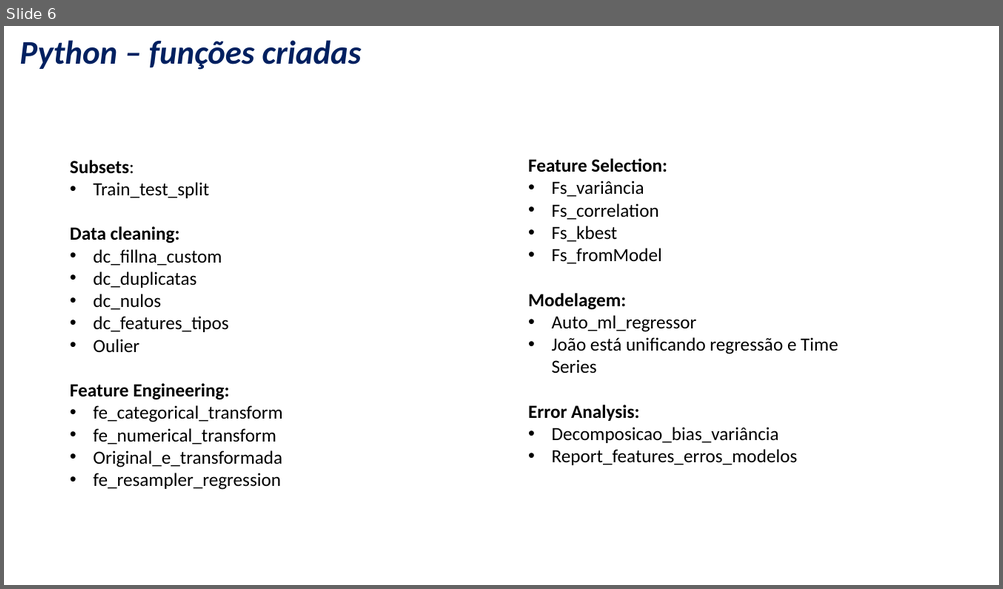
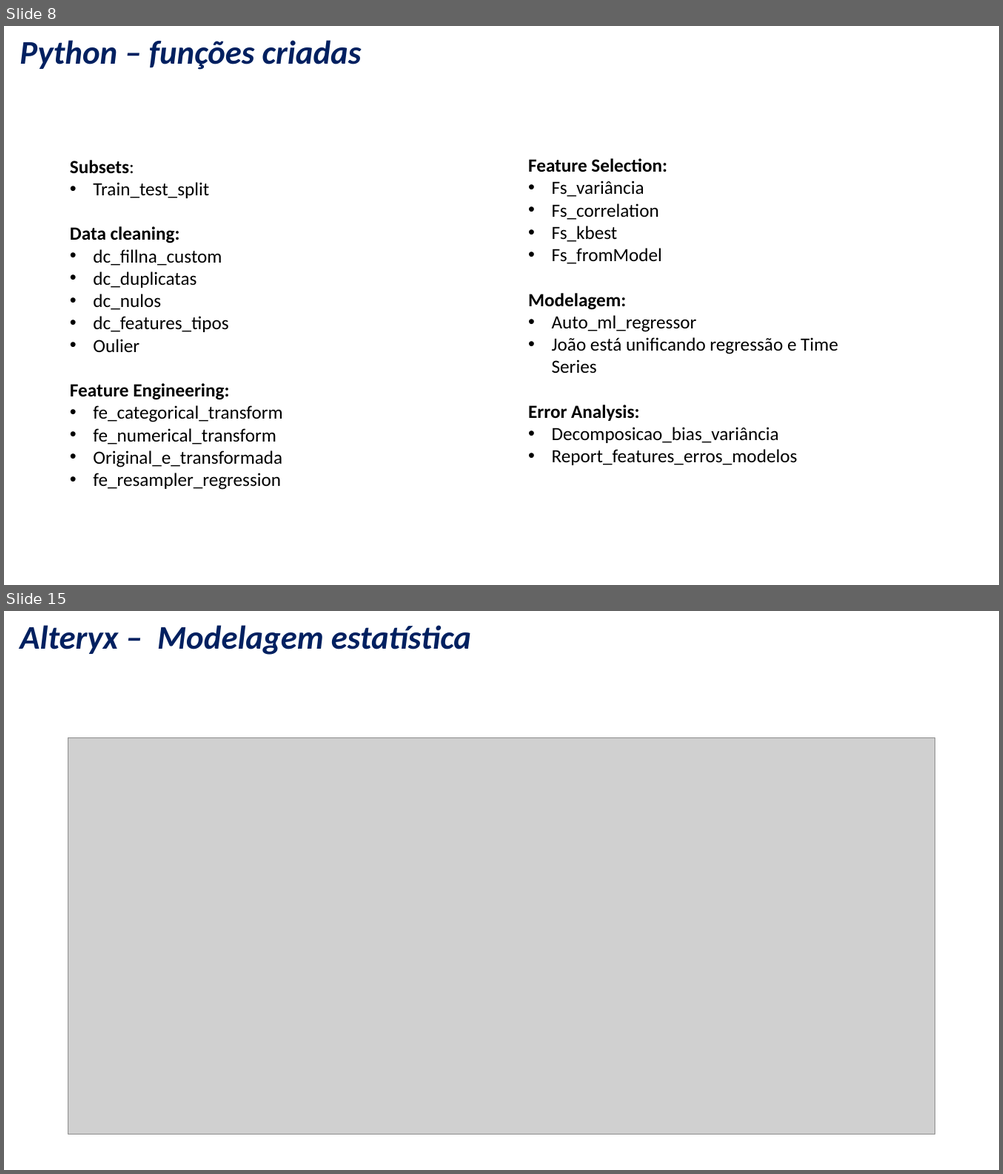
Before and after one commit to nogueira-cavalcante/data_science_framework, a slide deck: relevant_files/Framework_advanced_analytics.pptx. Shown one above the other, each under a label of ours: slide 6 before the commit, slides 8 and 15 after it; the slides between them are not shown. The pictures are 1003x589 and 1003x1174 pixels, drawn with LibreOffice and Linux fonts; fonts in the diff are those of the drawing; grey boxes stand for pictures; background and template pictures are left out. Boxes give left, top, right and bottom in pixels: in the first picture for what was removed or moved away, otherwise in the second. Text is boxed around its words. In the diff, an @@ line names an element or a change of style, - is before the commit and + after.

```diff
--- a/relevant_files/Framework_advanced_analytics.pptx
+++ b/relevant_files/Framework_advanced_analytics.pptx
@@ slide 15 added at <box>4,611,999,1170</box>, background picture (left out) @@
@@ title added at <box>20,625,471,655</box>, 32 pt, text #002060, bold, italic @@
+Alteryx – Modelagem estatística
@@ picture added at <box>68,738,935,1135</box> @@
@@ what was slide 6 is now slide 8 @@
```
Also in this commit, not shown: 5 slides changed, 8 other slides added, 1 slide removed, 10 other files.
